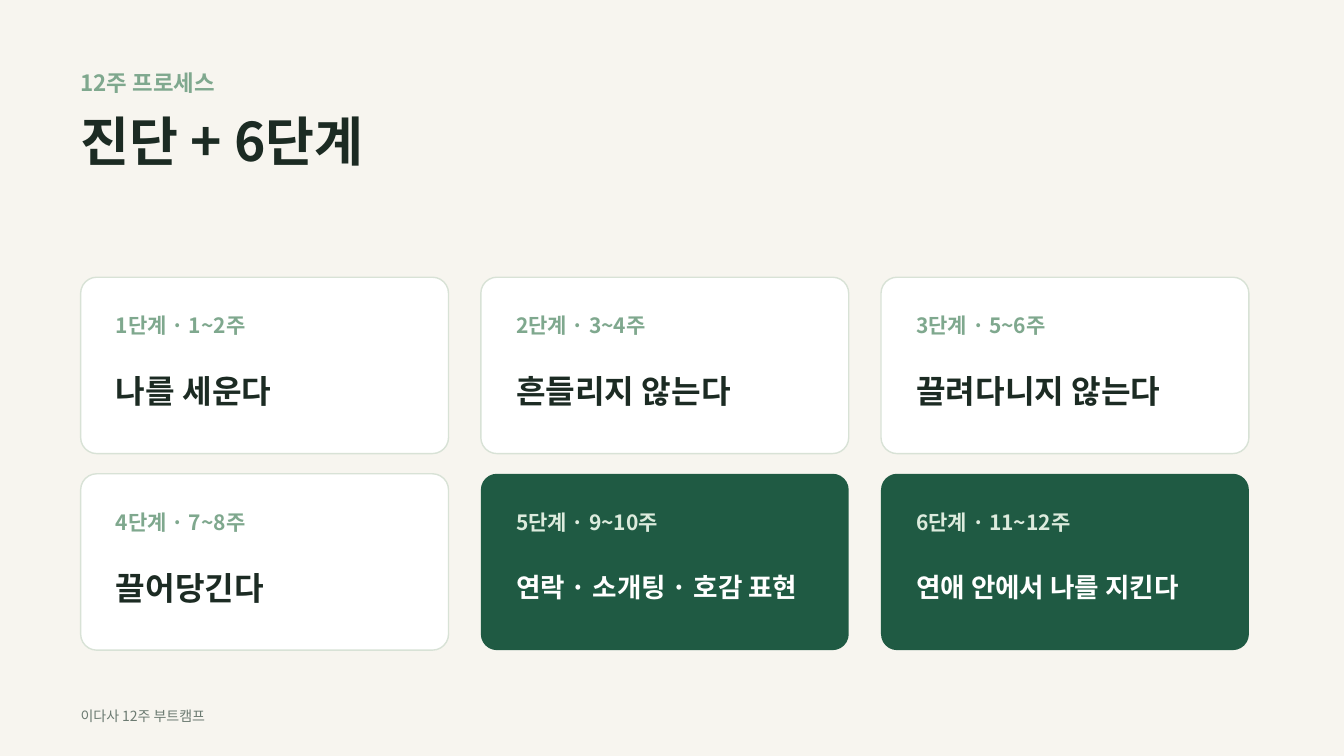
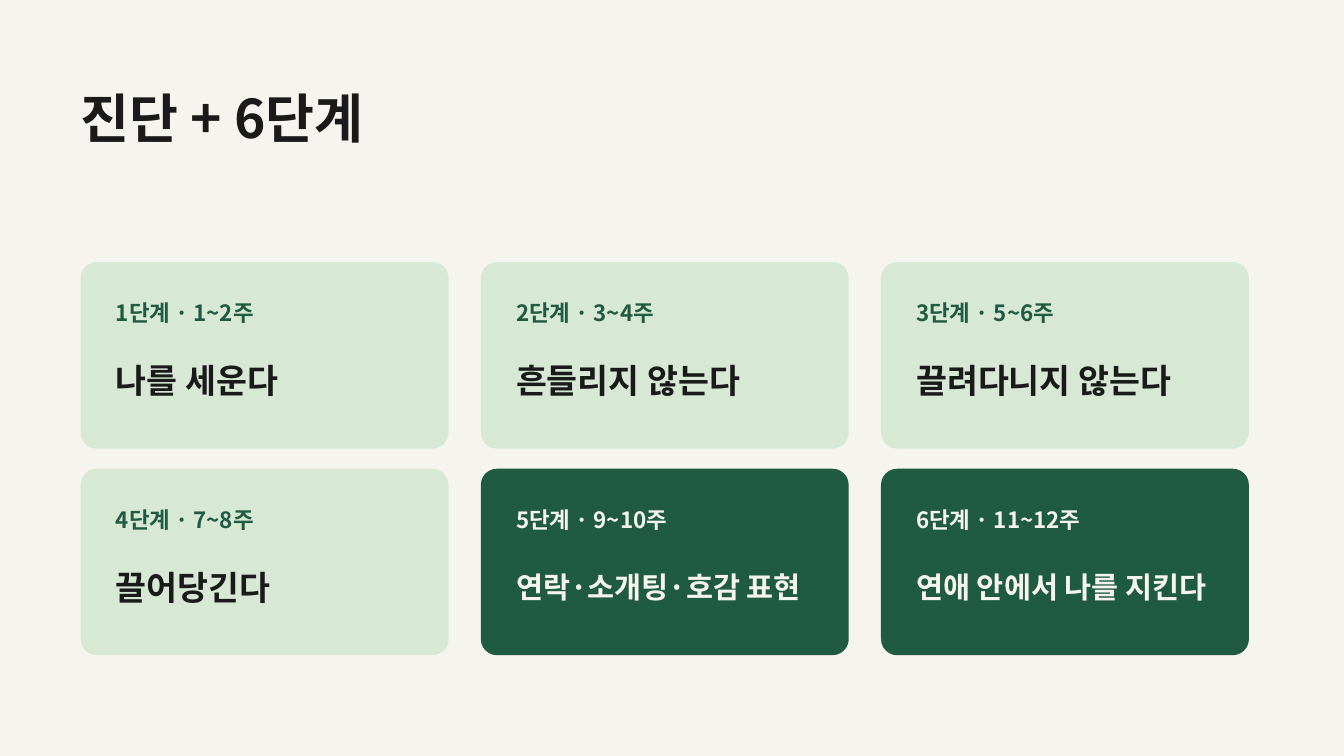
Before and after one commit to wnsgh55811-boop/speed, a slide deck: slide 10 of idasa-ot/이다사_12주부트캠프_OT.pptx (slide 11 before the commit). Drawn at 1344x756 pixels with LibreOffice and Linux fonts; fonts in the diff are those of the drawing. Boxes give left, top, right and bottom in pixels: in the first picture for what was removed or moved away, otherwise in the second. Text is boxed around its words. In the diff, an @@ line names an element or a change of style, - is before the commit and + after.

```diff
--- a/idasa-ot/이다사_12주부트캠프_OT.pptx
+++ b/idasa-ot/이다사_12주부트캠프_OT.pptx
@@ background #F7F5EF to #F6F4EE @@
@@ title "진단 + 6단계": place and size @@
-title "진단 + 6단계" at box(81, 116, 363, 166)
+title "진단 + 6단계" at box(81, 93, 363, 143)
@@ title "진단 + 6단계" at box(81, 93, 363, 143): text colour #1C2B23 to #1A1A1A @@
@@ text removed at box(81, 72, 215, 93) @@
-12주 프로세스
@@ rounded rectangle: place and size @@
-rounded rectangle at box(81, 277, 449, 454)
+rounded rectangle at box(81, 262, 449, 449)
@@ rounded rectangle: place and size @@
-rounded rectangle at box(481, 277, 849, 454)
+rounded rectangle at box(481, 262, 849, 449)
@@ fill #FFFFFF to #D7E8D5; outline #D8E2D6 1 pt to none; proportions changed in 4 elements at box(81, 469, 449, 655), box(81, 262, 449, 449), box(481, 262, 849, 449), box(881, 262, 1249, 449) @@
@@ rounded rectangle: place and size @@
-rounded rectangle at box(881, 277, 1249, 454)
+rounded rectangle at box(881, 262, 1249, 449)
@@ size 15 to 16 pt, text colour #7FA88E to #1F5A43 in 4 elements at box(116, 509, 254, 530), box(116, 302, 254, 323), box(516, 302, 654, 323), box(916, 302, 1054, 323) @@
@@ 3 texts: place and size @@
-3 texts at box(116, 315, 1046, 335)
+3 texts at box(116, 302, 1054, 323)
@@ text "나를 세운다": place and size @@
-text "나를 세운다" at box(116, 376, 271, 406)
+text "나를 세운다" at box(116, 364, 278, 396)
@@ text "흔들리지 않는다": place and size @@
-text "흔들리지 않는다" at box(516, 376, 731, 406)
+text "흔들리지 않는다" at box(516, 364, 740, 396)
@@ size 23 to 24 pt, text colour #1C2B23 to #1A1A1A in 4 elements at box(116, 571, 271, 603), box(116, 364, 278, 396), box(516, 364, 740, 396), box(916, 364, 1171, 396) @@
@@ text "끌려다니지 않는다": place and size @@
-text "끌려다니지 않는다" at box(916, 376, 1161, 406)
+text "끌려다니지 않는다" at box(916, 364, 1171, 396)
@@ rounded rectangle: place and size @@
-rounded rectangle at box(81, 474, 449, 650)
+rounded rectangle at box(81, 469, 449, 655)
@@ rounded rectangle: place and size @@
-rounded rectangle at box(481, 474, 849, 650)
+rounded rectangle at box(481, 469, 849, 655)
@@ rounded rectangle at box(481, 469, 849, 655): proportions changed @@
@@ rounded rectangle at box(881, 469, 1249, 655): proportions changed @@
@@ rounded rectangle: place and size @@
-rounded rectangle at box(881, 474, 1249, 650)
+rounded rectangle at box(881, 469, 1249, 655)
@@ text "5단계 · 9~10주" at box(516, 509, 667, 530): size 15 to 16 pt, text colour #DCEBDD to #F6F4EE @@
@@ text "6단계 · 11~12주" at box(916, 509, 1081, 530): size 15 to 16 pt, text colour #DCEBDD to #F6F4EE @@
@@ text "연애 안에서 나를 지킨다" at box(916, 573, 1207, 601): size 19 to 21 pt, text colour #FFFFFF to #F6F4EE @@
@@ text at box(516, 573, 801, 601): text changed; size 19 to 21 pt; text colour #FFFFFF to #F6F4EE @@
-연락 · 소개팅 · 호감 표현
+연락·소개팅·호감 표현
@@ text removed at box(81, 709, 205, 722) @@
-이다사 12주 부트캠프
```
Also in this commit, not shown: 29 other slides changed, 1 slide removed, 3 other files.
